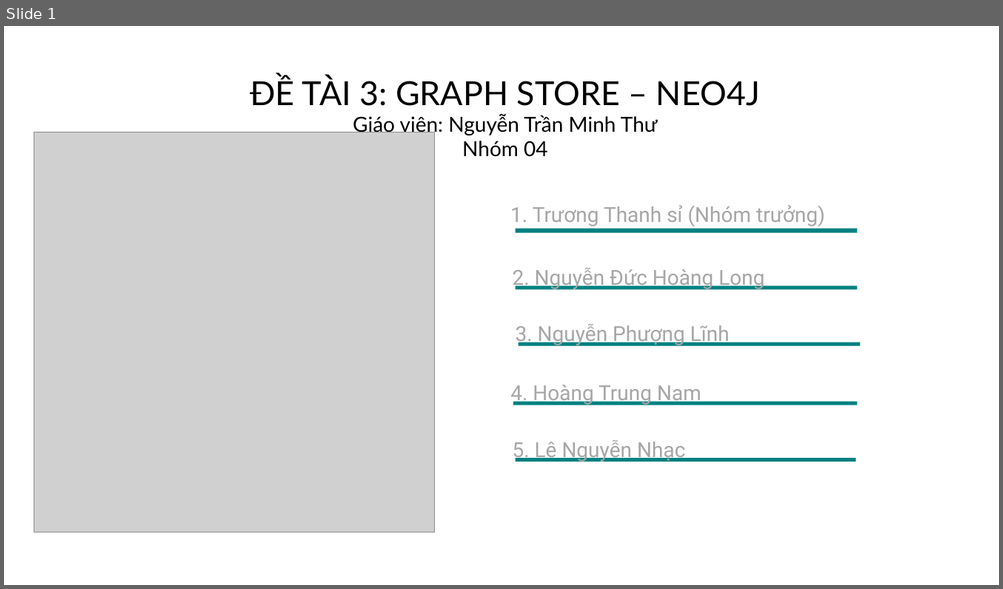
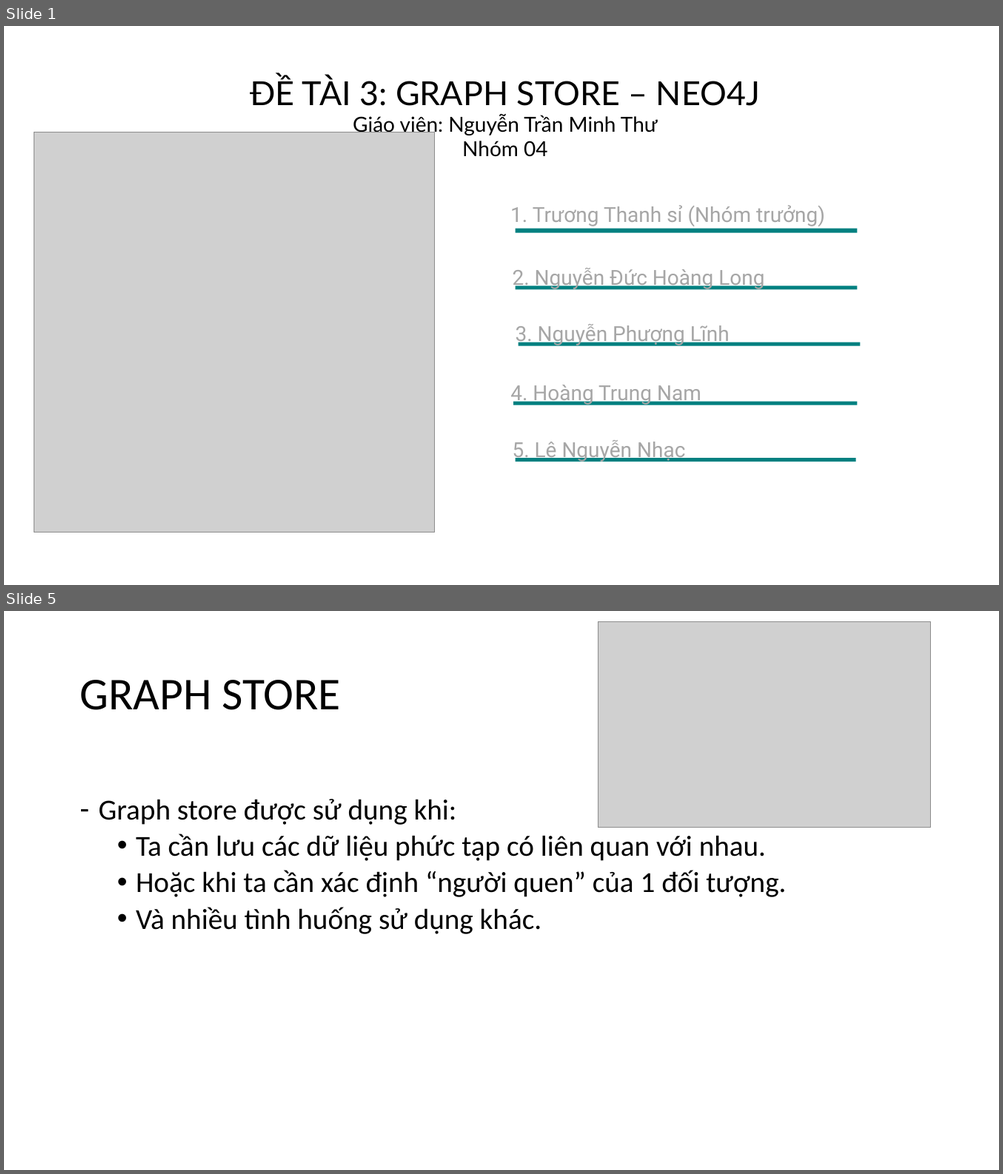
Before and after one commit to NguyenDucHoangLong/Group_4_HTTTHD, a slide deck: Document/Seminar/Slide/Slide_Nhóm 4.pptx. Shown one above the other, each under a label of ours: slide 1 before the commit, slides 1 and 5 after it; the slides between them are not shown. The pictures are 1003x589 and 1003x1174 pixels, drawn with LibreOffice and Linux fonts; fonts in the diff are those of the drawing; grey boxes stand for pictures. Boxes give left, top, right and bottom in pixels: in the first picture for what was removed or moved away, otherwise in the second. Text is boxed around its words. In the diff, an @@ line names an element or a change of style, - is before the commit and + after.

Commit message:
graph store chưa xong

```diff
--- a/Document/Seminar/Slide/Slide_Nhóm 4.pptx
+++ b/Document/Seminar/Slide/Slide_Nhóm 4.pptx
@@ slide 5 added at (4,611,999,1170), background #FFFFFF @@
@@ picture added at (598,621,930,827) @@
@@ title added at (79,680,340,710), 44 pt, text #000000 @@
+GRAPH STORE
@@ text added at (99,799,785,934), 28 pt, text #000000 @@
+– Graph store được sử dụng khi:
+  • Ta cần lưu các dữ liệu phức tạp có liên quan với nhau.
+  • Hoặc khi ta cần xác định “người quen” của 1 đối tượng.
+  • Và nhiều tình huống sử dụng khác.
```
Also in this commit, not shown: 1 slide changed, 8 other slides added, 1 slide removed.
